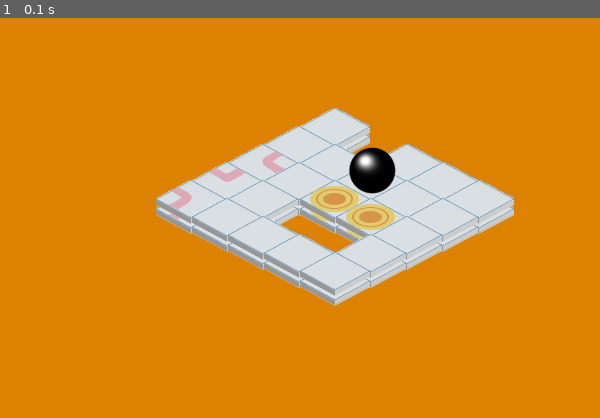
Above: before the commit, frame 1.
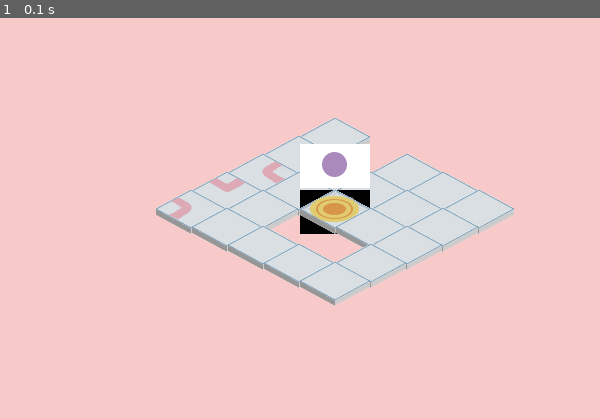
Above: after the commit, the same moment.

Repository: ameliakuang/112TP
Game: pygame game, started from trial/Game.py
Two runs of this game, one before a commit and one after it. Both use one fixed random seed, a clock stepped at 60 frames per second and the inputs below.
Inputs:
- Up to frame 1 (0.1 s): no input

The runs differ from the first frame. In frame 1, 91% of the frame differs, in the area x 0-100%, y 0-100%.

Commit message:
get the right size for player

Diff:
--- a/trial/Board.py
+++ b/trial/Board.py
@@ -37,10 +37,13 @@
             [0, 0, 1, 2, 3],
             [4, -1, 0, 0, 0],
             [0, 0, 5, 6, 0],
-            [0, 0, 5, 7, 0],
+            [0, 0, 0, 7, 0],
             [0, 0, 0, 0, 0],
             ]
         return board
+
+
+
     @staticmethod
     def generateControlBar(board):
         for row in range(len(board)):
@@ -54,38 +57,42 @@
 
 
     def draw(self, screen):
-        for level in range(2):
-            for row in range(len(self.board)):
-                for col in range(len(self.board[0])):
-                    num = self.board[row][col]
-                    # the player position and normal grids
-                    if(num == -1) or (num == 0):
-                        tile = Tile()
-                        tileImage = tile.image
-                        iso_x, iso_y = utility.mapToIso(row, col, self.halfTileWidth, self.halfTileHeight)
-                        centered_x = screen.get_rect().centerx + iso_x
-                        centered_y = screen.get_rect().centery//2 + iso_y-level*10
-                        screen.blit(tileImage, (centered_x, centered_y))
-                    elif(num in range(1,4)):
-                        tile = DireTile(num)
-                        tileImage = tile.image
-                        iso_x, iso_y = utility.mapToIso(row, col, self.halfTileWidth, self.halfTileHeight)
-                        centered_x = screen.get_rect().centerx + iso_x
-                        centered_y = screen.get_rect().centery//2 + iso_y-level*10
-                        screen.blit(tileImage, (centered_x, centered_y))
-                    elif(num == 5):
-                        tile = PortalTile()
-                        tileImage = tile.image
-                        iso_x, iso_y = utility.mapToIso(row, col, self.halfTileWidth, self.halfTileHeight)
-                        centered_x = screen.get_rect().centerx + iso_x
-                        centered_y = screen.get_rect().centery//2 + iso_y-level*10
-                        screen.blit(tileImage, (centered_x, centered_y))
-                    else:
-                        continue
+        for row in range(len(self.board)):
+            for col in range(len(self.board[0])):
+                num = self.board[row][col]
+                # the player position and normal grids
+                if(num == -1) or (num == 0):
+                    tile = Tile()
+                    tileImage = tile.image
+                    iso_x, iso_y = utility.mapToIso(row, col, self.halfTileWidth, self.halfTileHeight)
+                    centered_x = screen.get_rect().centerx + iso_x
+                    centered_y = screen.get_rect().centery//2 + iso_y
+                    screen.blit(tileImage, (centered_x, centered_y))
+                elif(num in range(1,4)):
+                    tile = DireTile(num)
+                    tileImage = tile.image
+                    iso_x, iso_y = utility.mapToIso(row, col, self.halfTileWidth, self.halfTileHeight)
+                    centered_x = screen.get_rect().centerx + iso_x
+                    centered_y = screen.get_rect().centery//2 + iso_y
+                    screen.blit(tileImage, (centered_x, centered_y))
+                elif(num == 5):
+                    tile = PortalTile()
+                    tileImage = tile.image
+                    tileRect = tile.rect
+                    iso_x, iso_y = utility.mapToIso(row, col, self.halfTileWidth, self.halfTileHeight)
+                    centered_x = screen.get_rect().centerx + iso_x
+                    centered_y = screen.get_rect().centery//2 + iso_y
 
-        iso_x, iso_y = utility.mapToIso(3, 1, self.halfTileWidth, self.halfTileHeight)
+                    pygame.draw.rect(screen, (0,0,0), (centered_x, centered_y, tileRect[2], tileRect[3]))
+                    screen.blit(tileImage, (centered_x, centered_y))
+                else:
+                    continue
+
+        iso_x, iso_y = utility.mapToIso(1, 1, self.halfTileWidth, self.halfTileHeight)
         centered_x = screen.get_rect().centerx + iso_x
         centered_y = screen.get_rect().centery//2 + iso_y
         playerGroup = pygame.sprite.GroupSingle(self.player)
-        self.player.rect.centerx, self.player.rect.centery = centered_x, centered_y-20
+        self.player.rect.x, self.player.rect.y = centered_x, centered_y-10
+        #pygame.draw.rect(screen, (255,255,0), self.player.rect)
+        #pygame.self.player.image.set_colorkey((255,255,255))
         playerGroup.draw(screen)
--- a/trial/Game.py
+++ b/trial/Game.py
@@ -7,7 +7,7 @@
 
 class Game(PygameGame):
     def init(self):
-        self.bgColor = (220, 129, 0)
+        self.bgColor = (247, 202, 201)
 
         self.player = Player()
         self.playerGroup = pygame.sprite.GroupSingle(self.player)
--- a/trial/Player.py
+++ b/trial/Player.py
@@ -3,7 +3,7 @@
 class Player(pygame.sprite.Sprite):
     def __init__(self):
         pygame.sprite.Sprite.__init__(self)
-        self.image = pygame.image.load('images/cannon_ball.png').convert_alpha()
+        self.image = pygame.image.load('images/circle.png').convert()
         self.rect = self.image.get_rect()
 
     def move(self, screenCenterX, screenCenterY, x, y):
--- a/trial/pygamegame.py
+++ b/trial/pygamegame.py
@@ -47,7 +47,7 @@
         ''' return whether a specific key is being held '''
         return self._keys.get(key, False)
 
-    def __init__(self, width=600, height=400, fps=50, title="112 Pygame Game"):
+    def __init__(self, width=600, height=400, fps=50, title="Pendo"):
         self.width = width
         self.height = height
         self.fps = fps
--- a/trial/utility.py
+++ b/trial/utility.py
@@ -4,7 +4,7 @@
     return (iso_x, iso_y)
 
 
-def isoToMap(x, y, halfWidth, halfHeight):
+def isoToMap(iso_x, iso_y, halfWidth, halfHeight):
     row = x / halfWidth + y / halfHeight
     col = y / halfHeight*2 - x / halfWidth*2
     return (row, col)
Binary file added: trial/images/circle.png
